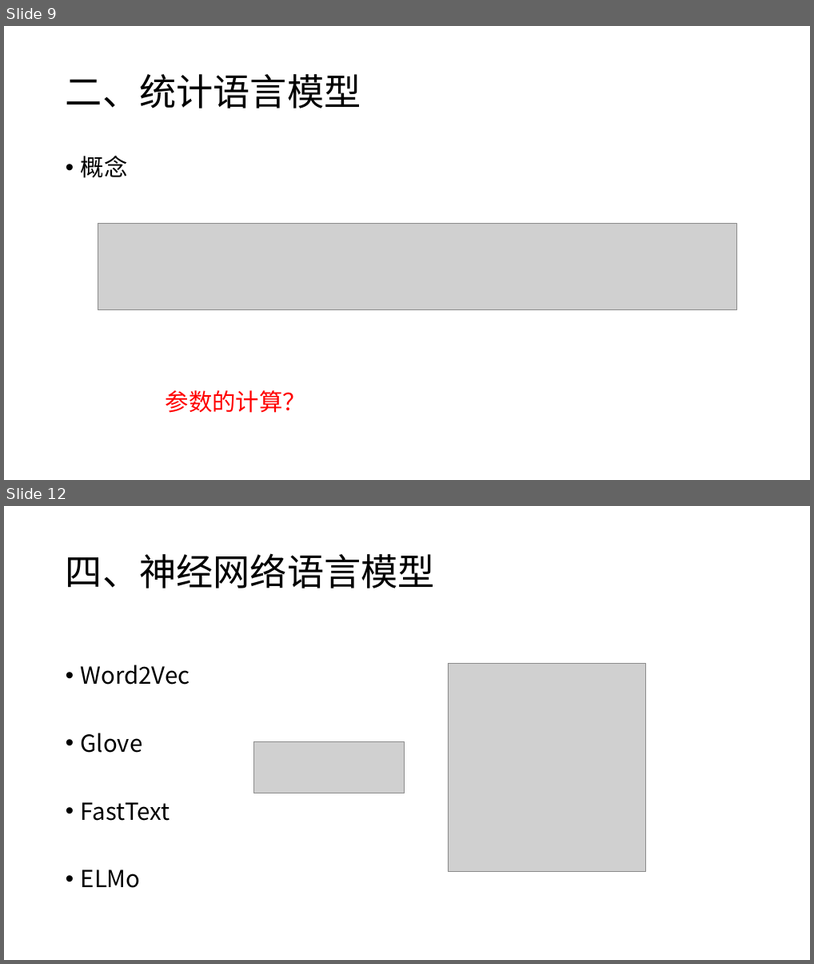
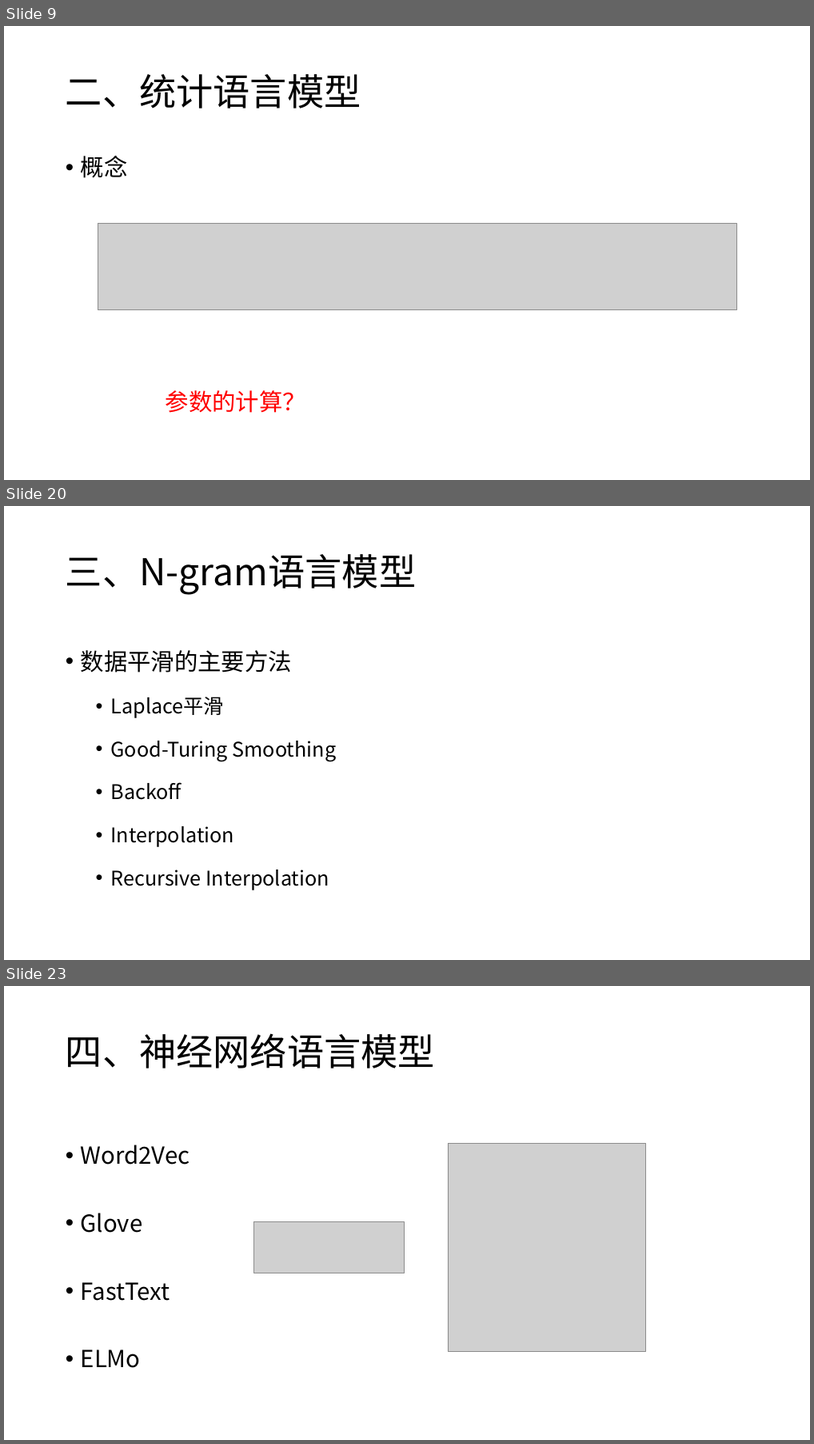
Before and after one commit to charlesXu86/Chatbot_CN, a slide deck: Chatbot_Doc/课程/NLP-4-语言模型.pptx. Shown one above the other, each under a label of ours: slides 9 and 12 before the commit, slides 9, 20 and 23 after it; the slides between them are not shown. The pictures are 814x964 and 814x1444 pixels, drawn with LibreOffice and Linux fonts; fonts in the diff are those of the drawing; grey boxes stand for pictures. Boxes give left, top, right and bottom in pixels: in the first picture for what was removed or moved away, otherwise in the second. Text is boxed around its words. In the diff, an @@ line names an element or a change of style, - is before the commit and + after.

Commit message:
语言模型

```diff
--- a/Chatbot_Doc/课程/NLP-4-语言模型.pptx
+++ b/Chatbot_Doc/课程/NLP-4-语言模型.pptx
@@ slide 20 added at [4, 506, 810, 960], background #FFFFFF @@
@@ title added at [66, 554, 416, 595], 44 pt, text #000000 @@
+三、N-gram语言模型
@@ text added at [81, 650, 337, 890], 24 pt, text #000000 @@
+• 数据平滑的主要方法
+  • Laplace平滑
+  • Good-Turing Smoothing
+  • Backoff
+  • Interpolation
+  • Recursive Interpolation
@@ what was slide 12 is now slide 23 @@
```
Also in this commit, not shown: 1 slide changed, 10 other slides added.
